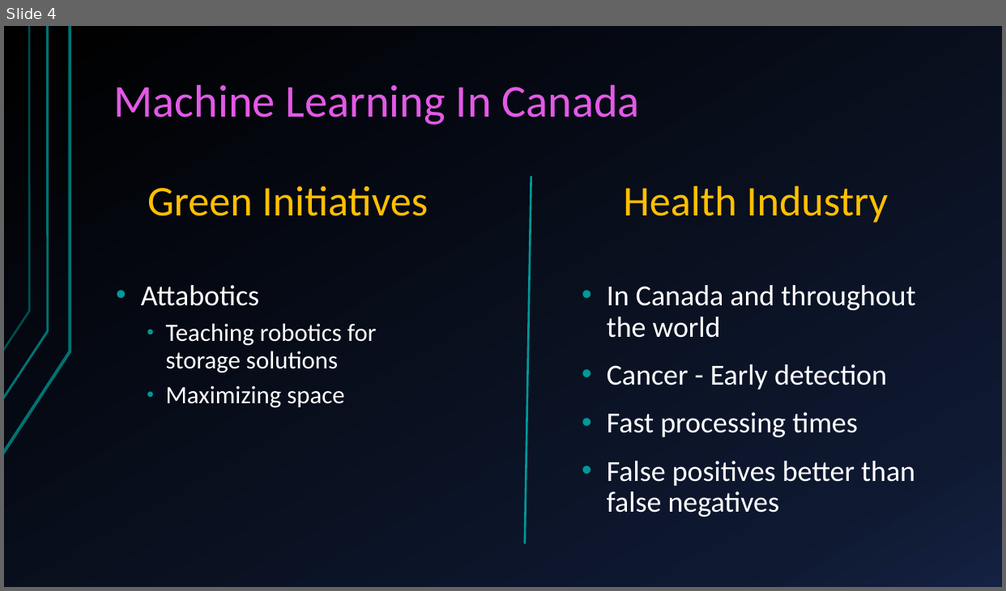
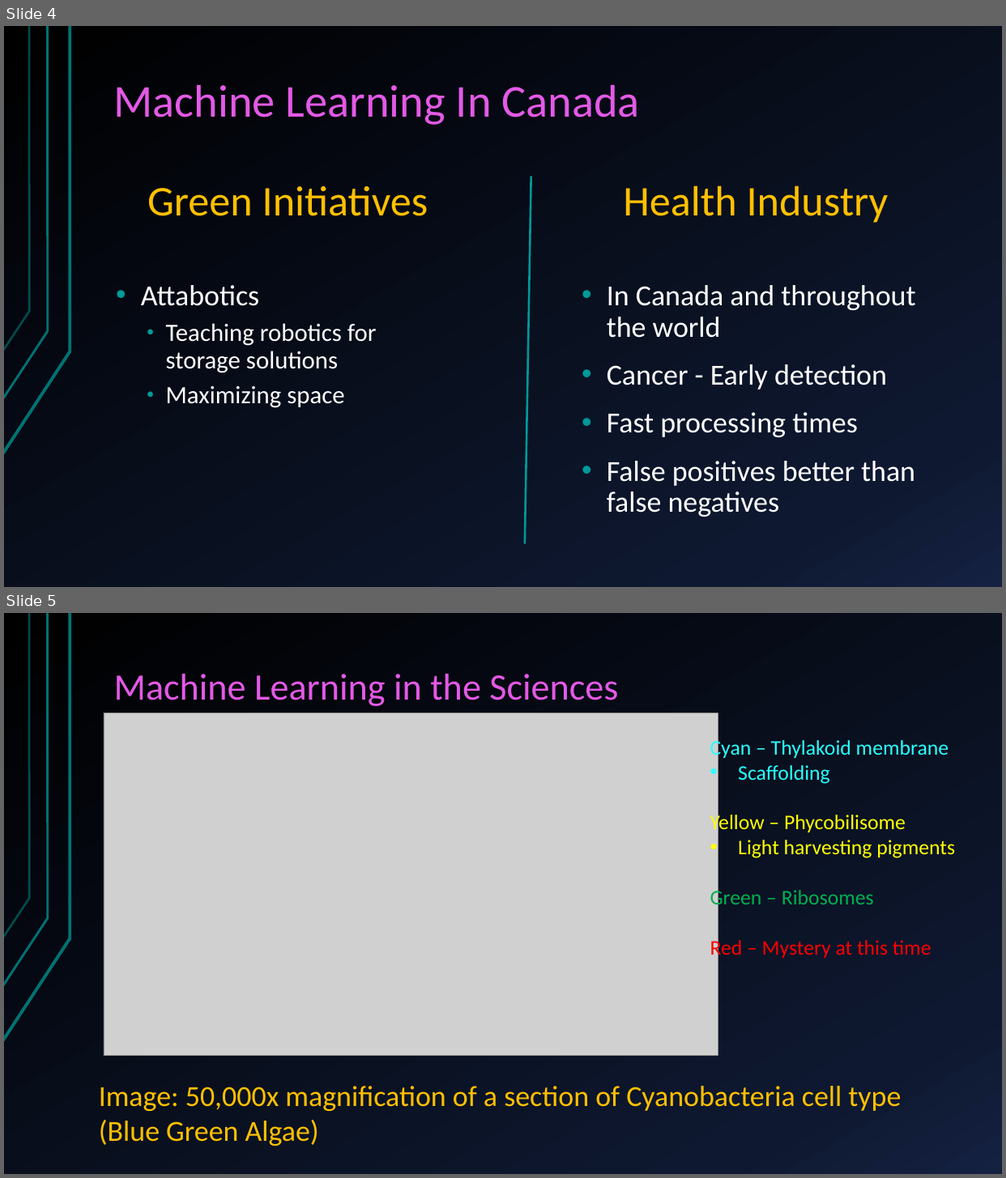
Before and after one commit to Mivenya/lt_presentation, a slide deck: lt_presentation/MWLightning.pptx. Shown one above the other, each under a label of ours: slide 4 before the commit, slides 4 and 5 after it. The pictures are 1006x591 and 1006x1178 pixels, drawn with LibreOffice and Linux fonts; fonts in the diff are those of the drawing; grey boxes stand for pictures. Boxes give left, top, right and bottom in pixels: in the first picture for what was removed or moved away, otherwise in the second. Text is boxed around its words. In the diff, an @@ line names an element or a change of style, - is before the commit and + after.

```diff
--- a/lt_presentation/MWLightning.pptx
+++ b/lt_presentation/MWLightning.pptx
@@ slide 5 added at (4,613,1002,1174), background gradient #000000 to #0F1931 to #142242; not listed: 3 template elements that a slide beside it also shows @@
@@ title added at (114,674,618,706), 36 pt, text #E359E6 @@
+Machine Learning in the Sciences
@@ picture added at (104,713,718,1055) @@
@@ text added at (710,738,955,960), 20 pt, text #FFFF00 @@
+Cyan – Thylakoid membrane
+• Scaffolding
+Yellow – Phycobilisome
+• Light harvesting pigments
+Green – Ribosomes
+Red – Mystery at this time
@@ text added at (99,1086,901,1146), 28 pt, text #FFC000 @@
+Image: 50,000x magnification of a section of Cyanobacteria cell type (Blue Green Algae)
```
Also in this commit, not shown: 1 slide changed, 2 other slides added, 9 slides removed.
